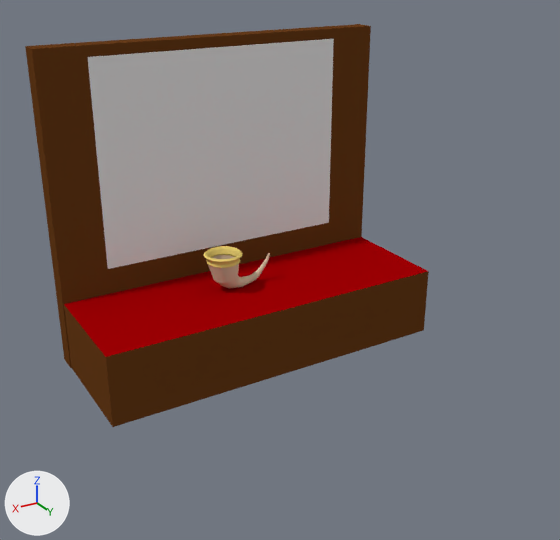
Two versions of the Blender file theroom/excersizes/museum/montre_drikkehorn.blend, one commit apart.
Before and after are seen from a camera (50 mm lens) standing at (5.18, 9.62, 5.96) and looking at (0.15, 1.24, 1.77). The lights are fixed; the arrows at lower left show +X, +Y and +Z.
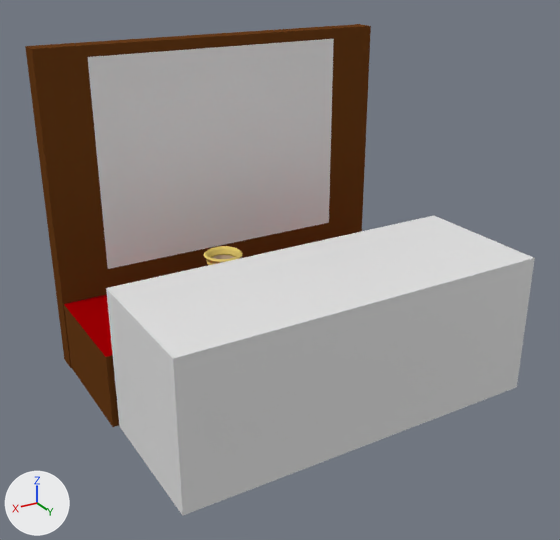
Changed parts and their boxes [x1, y1, x2, y2] in the pictures (560 x 540 px):
```json
{"object": "front.zone", "change": "added", "after": [106, 216, 535, 515]}
{"object": "Cube.006", "change": "unchanged, covered by the edit", "before": [64, 237, 429, 427], "after": [64, 294, 119, 427]}
{"object": "Cylinder", "change": "unchanged, covered by the edit", "before": [204, 246, 270, 288], "after": [204, 246, 242, 265]}
```

Scene script edits in JSON lines:
```json
{"op": "add", "block": "me_cube_002", "code": ["me_cube_002 = bpy.data.meshes.new('Cube.002')", "me_cube_002.from_pydata(...)  # a box spanning x -1.0..1.0, y -1.0..1.0, z -1.0..1.0"]}
{"op": "add", "block": "ob_front_zone", "code": ["ob_front_zone = bpy.data.objects.new('front.zone', me_cube_002)", "ob_front_zone.location = (-0.03, 2.17, 1.03)", "ob_front_zone.scale = (2.61, 1.0, 1.0)"]}
```
